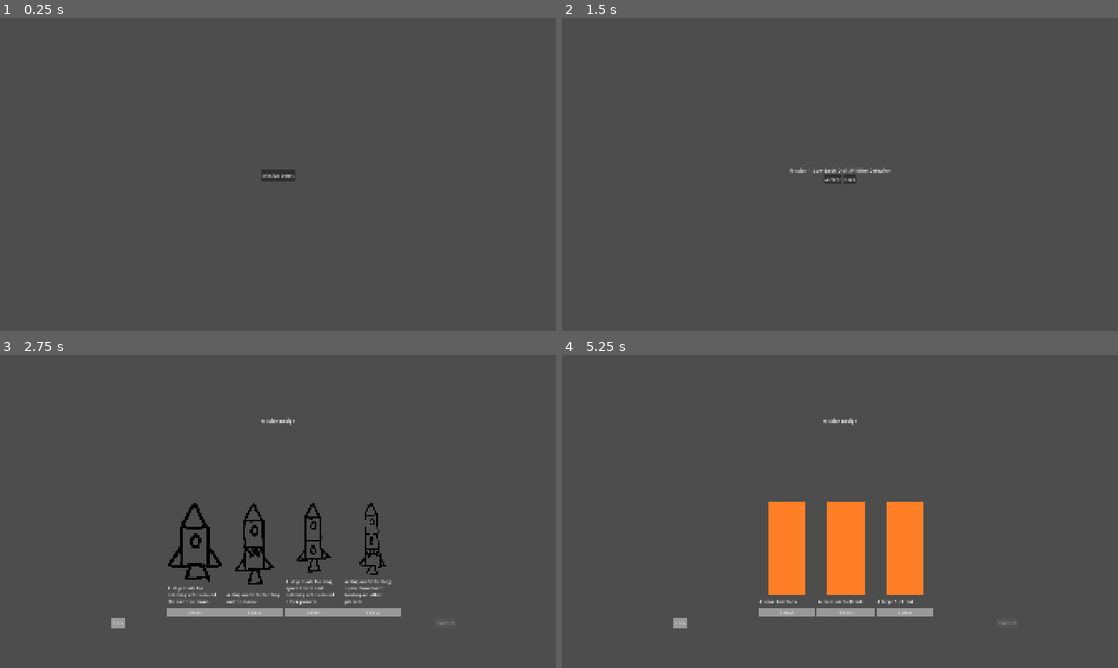
Above: before the commit, frames 1-4 (two rows, left to right).
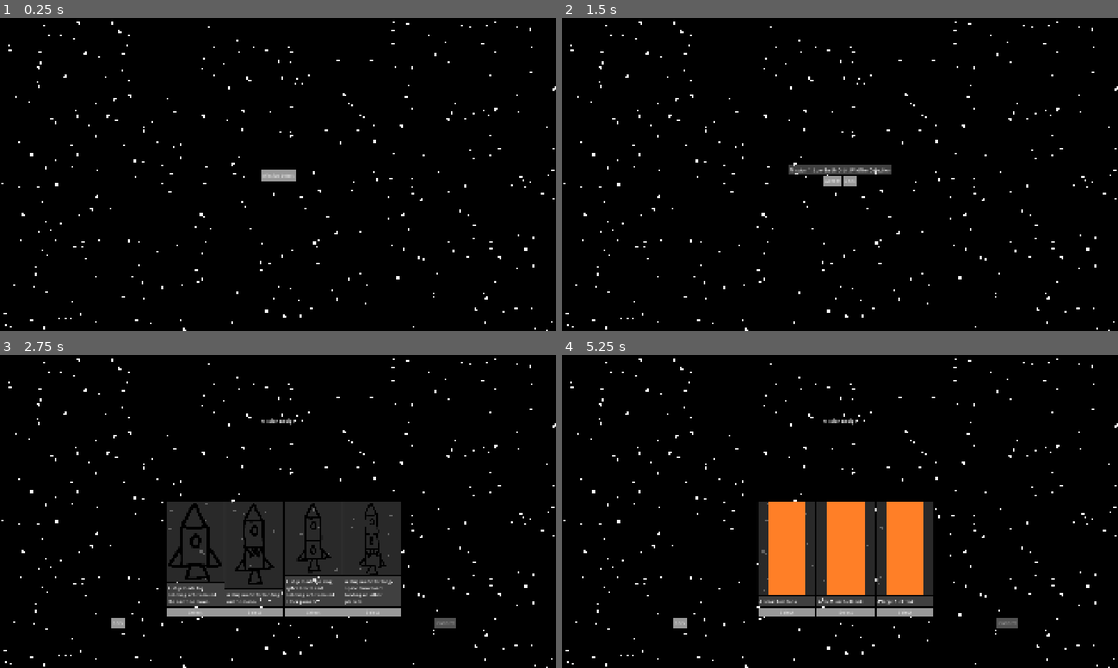
Above: after the commit, the same moments.

Repository: mathdude283/miners-in-space
Game: Godot game, scene res://main_menu.tscn
Same seed, same stepped clock (60 frames per second), same inputs: the game is played once before the commit and once after it.
Inputs:
- Up to frame 1 (0.25 s): no input
- Up to frame 2 (1.5 s): click "Mission Select" at 0.5 s; click "Mission 1" at 1.25 s
- Up to frame 3 (2.75 s): click "Accept" at 2 s
- Up to frame 4 (5.25 s): click "Select" at 2.75 s; click "Confirm" at 3.5 s; click "Select" at 4.25 s; click "Confirm" at 5 s

The runs differ from the first frame. In frame 1, 100% of the frame differs, in the area x 0-100%, y 0-100%; in frame 2, 100%; in frame 3, 94%; in frame 4, 92%.

Commit message:
Transparent

Diff:
--- a/assets/themes/base_theme.tres
+++ b/assets/themes/base_theme.tres
@@ -1,7 +1,7 @@
 [gd_resource type="Theme" format=3 uid="uid://c58fket4g4c60"]
 
 [ext_resource type="StyleBox" uid="uid://dr1yq8lxj6dx0" path="res://assets/themes/base_style_box.tres" id="1_7mchg"]
-[ext_resource type="StyleBox" uid="uid://bdti6a553i3ua" path="res://assets/themes/base_style_box_empty.tres" id="2_ty7gv"]
+[ext_resource type="StyleBox" uid="uid://bnphbeeb7cpfy" path="res://assets/themes/transparent_style_box_flat.tres" id="2_ty7gv"]
 
 [sub_resource type="StyleBoxFlat" id="StyleBoxFlat_ty7gv"]
 content_margin_left = 5.0
@@ -13,4 +13,5 @@
 [resource]
 Button/styles/disabled = SubResource("StyleBoxFlat_ty7gv")
 Button/styles/normal = ExtResource("1_7mchg")
+Label/styles/normal = ExtResource("2_ty7gv")
 RichTextLabel/styles/normal = ExtResource("2_ty7gv")
--- /dev/null
+++ b/assets/themes/transparent_style_box_flat.tres
@@ -0,0 +1,8 @@
+[gd_resource type="StyleBoxFlat" format=3 uid="uid://bnphbeeb7cpfy"]
+
+[resource]
+content_margin_left = 5.0
+content_margin_top = 5.0
+content_margin_right = 5.0
+content_margin_bottom = 5.0
+bg_color = Color(0.6, 0.6, 0.6, 0.41568628)
--- /dev/null
+++ b/background.gd
@@ -0,0 +1,11 @@
+extends CanvasLayer
+
+
+# Called when the node enters the scene tree for the first time.
+func _ready() -> void:
+	pass
+
+
+# Called every frame. 'delta' is the elapsed time since the previous frame.
+func _process(delta: float) -> void:
+	pass
--- /dev/null
+++ b/background.tscn
@@ -0,0 +1,17 @@
+[gd_scene format=3 uid="uid://c6mmeom2fo8ra"]
+
+[ext_resource type="Script" uid="uid://m456nn14iegg" path="res://background.gd" id="1_i7s6n"]
+[ext_resource type="Script" uid="uid://lrulqkl3ac3o" path="res://color_rect.gd" id="2_xehqc"]
+
+[node name="Background" type="CanvasLayer" unique_id=342295904]
+layer = -11
+script = ExtResource("1_i7s6n")
+
+[node name="ColorRect" type="ColorRect" parent="." unique_id=328079544]
+anchors_preset = 15
+anchor_right = 1.0
+anchor_bottom = 1.0
+grow_horizontal = 2
+grow_vertical = 2
+color = Color(0, 0, 0, 1)
+script = ExtResource("2_xehqc")
--- /dev/null
+++ b/color_rect.gd
@@ -0,0 +1,21 @@
+extends ColorRect
+
+
+# Called when the node enters the scene tree for the first time.
+func _ready() -> void:
+	pass
+
+
+# Called every frame. 'delta' is the elapsed time since the previous frame.
+func _process(delta: float) -> void:
+	pass
+
+func _draw():
+	seed(1)
+	var viewport_dim = get_viewport().get_visible_rect().size
+	var star_radius = 0.0
+	var star_pos = Vector2(0, 0)
+	for i in range(500):
+		star_radius = randi_range(1, 5)
+		star_pos = Vector2(randf_range(0, viewport_dim.x), randf_range(0, viewport_dim.y))
+		draw_circle(star_pos, star_radius, Color.WHITE)
--- a/config_option.gd
+++ b/config_option.gd
@@ -30,7 +30,7 @@
 
 @export var option_id: int
 
-@onready var text_rect: TextureRect = $TextureRect
+@onready var text_rect: TextureRect = $PanelContainer/TextureRect
 @onready var description: RichTextLabel = $RichTextLabel
 @onready var button: Button = $Button
 
--- a/config_option.tscn
+++ b/config_option.tscn
@@ -23,12 +23,21 @@
 script = ExtResource("1_7paa8")
 card_description = "[center]Placeholder Text[center]"
 
-[node name="TextureRect" type="TextureRect" parent="." unique_id=857549672]
+[node name="PanelContainer" type="PanelContainer" parent="." unique_id=1686345859]
+layout_mode = 2
+size_flags_vertical = 3
+
+[node name="TextureRect" type="TextureRect" parent="PanelContainer" unique_id=857549672]
 layout_mode = 2
 size_flags_vertical = 3
 texture = ExtResource("3_qbbe1")
 expand_mode = 1
 stretch_mode = 5
+
+[node name="ColorRect" type="ColorRect" parent="PanelContainer" unique_id=1615843162]
+z_index = -1
+layout_mode = 2
+color = Color(0.6, 0.6, 0.6, 0.41568628)
 
 [node name="RichTextLabel" type="RichTextLabel" parent="." unique_id=192250451]
 layout_mode = 2
--- a/end.gd
+++ b/end.gd
@@ -3,7 +3,8 @@
 
 # Called when the node enters the scene tree for the first time.
 func _ready() -> void:
-	pass # Replace with function body.
+	var background = PlayerData.background.instantiate()
+	add_child(background)
 
 
 # Called every frame. 'delta' is the elapsed time since the previous frame.
--- a/flight.gd
+++ b/flight.gd
@@ -1,11 +1,36 @@
 extends Node2D
 
+const G = 6.6743*(10.0**(-11.0)) # m^3/kg*s^2
+const M = 5.9722*(10**24)
+const MU = G*M
+const R_EARTH = 6371000
+const EARTH_RADIUS_PIXELS = 240
+const SCALE = R_EARTH/EARTH_RADIUS_PIXELS
 
-# Called when the node enters the scene tree for the first time.
-func _ready() -> void:
-	pass # Replace with function body.
+var dry_mass
+var fuel_mass
+var thrust
+var isp
+var target_apoapsis_altitude = 200000
 
 
-# Called every frame. 'delta' is the elapsed time since the previous frame.
+
+
+
+
+func _ready():
+	var background = PlayerData.background.instantiate()
+	add_child(background)
+	global_position = get_viewport_rect().size / 2.0
+
+func _draw():
+	# Draw the ocean using the variable
+	draw_circle(Vector2.ZERO, EARTH_RADIUS_PIXELS, Color.DODGER_BLUE)
+
+	# Scale the continents proportionally so they always fit inside the Earth
+	draw_circle(Vector2(-0.3, -0.25) * EARTH_RADIUS_PIXELS, EARTH_RADIUS_PIXELS * 0.35, Color.FOREST_GREEN)
+	draw_circle(Vector2(0.35, 0.2) * EARTH_RADIUS_PIXELS, EARTH_RADIUS_PIXELS * 0.4, Color.FOREST_GREEN)
+	draw_circle(Vector2(-0.15, 0.5) * EARTH_RADIUS_PIXELS, EARTH_RADIUS_PIXELS * 0.22, Color.FOREST_GREEN)
+
 func _process(delta: float) -> void:
 	pass
--- a/flight.tscn
+++ b/flight.tscn
@@ -1,6 +1,20 @@
 [gd_scene format=3 uid="uid://c1fvw3dnmhrf0"]
 
 [ext_resource type="Script" uid="uid://buiw4fiay1ert" path="res://flight.gd" id="1_72is4"]
+[ext_resource type="Texture2D" uid="uid://jpw4h44ny1qk" path="res://assets/imgs/MissionDesign/LocalOrbit.png" id="2_8b1em"]
+[ext_resource type="PackedScene" uid="uid://c6mmeom2fo8ra" path="res://background.tscn" id="3_65vbi"]
 
 [node name="Flight" type="Node2D" unique_id=1439421788]
 script = ExtResource("1_72is4")
+
+[node name="Rocket" type="Sprite2D" parent="." unique_id=987131775]
+position = Vector2(500, 500)
+rotation = -1.5707964
+scale = Vector2(0.2, 0.2)
+texture = ExtResource("2_8b1em")
+
+[node name="RocketPath" type="Line2D" parent="." unique_id=803906040]
+
+[node name="Earth" type="Sprite2D" parent="." unique_id=947731968]
+
+[node name="Background" parent="." unique_id=342295904 instance=ExtResource("3_65vbi")]
--- a/forum.gd
+++ b/forum.gd
@@ -18,6 +18,8 @@
 
 # Called when the node enters the scene tree for the first time.
 func _ready() -> void:
+	var background = PlayerData.background.instantiate()
+	add_child(background)
 	submit.disabled = true
 	# Question Generation
 	question1.text = generate_question(PlayerData.MissionConfig.SHIPTYPE, PlayerData.ShipType.LOCALORBIT)
@@ -198,51 +200,6 @@
 			Ello
 			""")
 		elif topic == PlayerData.Instruments.INFAREDCAMERA:
-			Q5Answers.get_children()[0].text = "bananana"
-			Q5Answers.get_children()[1].text = "banana"
-			Q5Answers.get_children()[2].text = "nanana"
-			Q5Answers.get_children()[3].text = "naaaa"
-			return (
-			"""
-			Ello
-			""")
-		elif topic == PlayerData.Instruments.RADARSAR:
-			Q5Answers.get_children()[0].text = "bananana"
-			Q5Answers.get_children()[1].text = "banana"
-			Q5Answers.get_children()[2].text = "nanana"
-			Q5Answers.get_children()[3].text = "naaaa"
-			return (
-			"""
-			Ello
-			""")
-		elif topic == PlayerData.Instruments.SPECTROMETER:
-			Q5Answers.get_children()[0].text = "bananana"
-			Q5Answers.get_children()[1].text = "banana"
-			Q5Answers.get_children()[2].text = "nanana"
-			Q5Answers.get_children()[3].text = "naaaa"
-			return (
-			"""
-			Ello
-			""")
-		elif topic == PlayerData.Instruments.MAGNETOMETER:
-			Q5Answers.get_children()[0].text = "bananana"
-			Q5Answers.get_children()[1].text = "banana"
-			Q5Answers.get_children()[2].text = "nanana"
-			Q5Answers.get_children()[3].text = "naaaa"
-			return (
-			"""
-			Ello
-			""")
-		elif topic == PlayerData.Instruments.PROBE:
-			Q5Answers.get_children()[0].text = "bananana"
-			Q5Answers.get_children()[1].text = "banana"
-			Q5Answers.get_children()[2].text = "nanana"
-			Q5Answers.get_children()[3].text = "naaaa"
-			return (
-			"""
-			Ello
-			""")
-		elif topic == PlayerData.Instruments.ALTIMETER:
 			Q5Answers.get_children()[0].text = "bananana"
 			Q5Answers.get_children()[1].text = "banana"
 			Q5Answers.get_children()[2].text = "nanana"
--- a/forum.tscn
+++ b/forum.tscn
@@ -2,6 +2,7 @@
 
 [ext_resource type="Script" uid="uid://c3yv6s8uinx17" path="res://forum.gd" id="1_pcb8i"]
 [ext_resource type="ButtonGroup" uid="uid://dedulw5w7josb" path="res://assets/ButtonGroups/Q1Answers.tres" id="2_kplmg"]
+[ext_resource type="Theme" uid="uid://c58fket4g4c60" path="res://assets/themes/base_theme.tres" id="2_tavjp"]
 [ext_resource type="ButtonGroup" uid="uid://b5cfa5wrngmbl" path="res://assets/ButtonGroups/Q2Answers.tres" id="3_x3hvf"]
 [ext_resource type="ButtonGroup" uid="uid://bul1dl8pwefvm" path="res://assets/ButtonGroups/Q3Answers.tres" id="4_tavjp"]
 [ext_resource type="ButtonGroup" uid="uid://gh8ex45sc0ig" path="res://assets/ButtonGroups/Q4Answers.tres" id="5_334ht"]
@@ -19,6 +20,7 @@
 anchor_bottom = 1.0
 grow_horizontal = 2
 grow_vertical = 2
+theme = ExtResource("2_tavjp")
 
 [node name="Questions" type="MarginContainer" parent="CanvasLayer/UI" unique_id=421722413]
 layout_mode = 1
--- a/main_menu.gd
+++ b/main_menu.gd
@@ -7,6 +7,8 @@
 @onready var mission_summ: RichTextLabel = $CanvasLayer/UI/MissionConfirmationMargin/VBoxContainer/MissionSummary
 # Called when the node enters the scene tree for the first time.
 func _ready() -> void:
+	var background = PlayerData.background.instantiate()
+	add_child(background)
 	start_button.show()
 	mission_select.hide()
 	mission_conf.hide()
--- a/main_menu.tscn
+++ b/main_menu.tscn
@@ -1,6 +1,7 @@
 [gd_scene format=3 uid="uid://c3mh7uidagdig"]
 
 [ext_resource type="Script" uid="uid://d2riekqjo0r1o" path="res://main_menu.gd" id="1_06t4h"]
+[ext_resource type="Theme" uid="uid://c58fket4g4c60" path="res://assets/themes/base_theme.tres" id="2_7vrkn"]
 
 [node name="MainMenu" type="Node2D" unique_id=770708661]
 script = ExtResource("1_06t4h")
@@ -19,6 +20,7 @@
 offset_bottom = 3.0
 grow_horizontal = 2
 grow_vertical = 2
+theme = ExtResource("2_7vrkn")
 metadata/_edit_lock_ = true
 
 [node name="MissionSelectButtonsMargin" type="MarginContainer" parent="CanvasLayer/UI" unique_id=346764517]
--- a/mission_design.gd
+++ b/mission_design.gd
@@ -7,6 +7,8 @@
 
 # Called when the node enters the scene tree for the first time.
 func _ready() -> void:
+	var background = PlayerData.background.instantiate()
+	add_child(background)
 	option_menu.hide()
 	ui.add_child(option_menu)
 	# Dictionary is of form {id, image, descr, button_txt}
--- a/player_data.gd
+++ b/player_data.gd
@@ -5,7 +5,7 @@
 enum EngineType { SOLIDSMALL, SOLIDMEDIUM, SOLIDLARGE, LIQUIDSMALL, LIQUIDMEDIUM, LIQUIDLARGE }
 enum Scenario { MISSION_1, MISSION_2, MISSION_3 }
 enum MaxFuel { SMALL, MEDIUM, LARGE}
-enum Instruments { VISUALCAMERA, INFAREDCAMERA, RADARSAR, SPECTROMETER, MAGNETOMETER, PROBE, ALTIMETER }
+enum Instruments { VISUALCAMERA, INFAREDCAMERA }
 enum MissionConfig { SHIPTYPE, ENGINETYPE, MAXFUEL, MISSION, INSTRUMENTS}
 var fuel_amount = 0
 var ship_type = null
@@ -17,9 +17,9 @@
 var forum_scene = preload("res://forum.tscn")
 var flight_scene = preload("res://flight.tscn")
 var end_scene = preload("res://end.tscn")
+var background = preload("res://background.tscn")
 var ship_type_dict = {str(ShipType.LOCALORBIT): "Local Orbit", str(ShipType.LOCALLANDING): "Local Landing", str(ShipType.LONGORBIT): "Long Orbit", str(ShipType.LONGLANDING): "Long Landing"}
 var engine_type_dict = {str(EngineType.SOLIDSMALL): "Solid Small", str(EngineType.SOLIDMEDIUM): "Solid Medium", str(EngineType.SOLIDLARGE): "Solid LARGE", str(EngineType.LIQUIDSMALL): "Liquid Small", str(EngineType.LIQUIDMEDIUM): "Liquid Medium", str(EngineType.LIQUIDLARGE): "Liquid Large",}
-
 
 
 # Called when the node enters the scene tree for the first time.
Not shown, added: background.gd.uid
Not shown, added: color_rect.gd.uid
